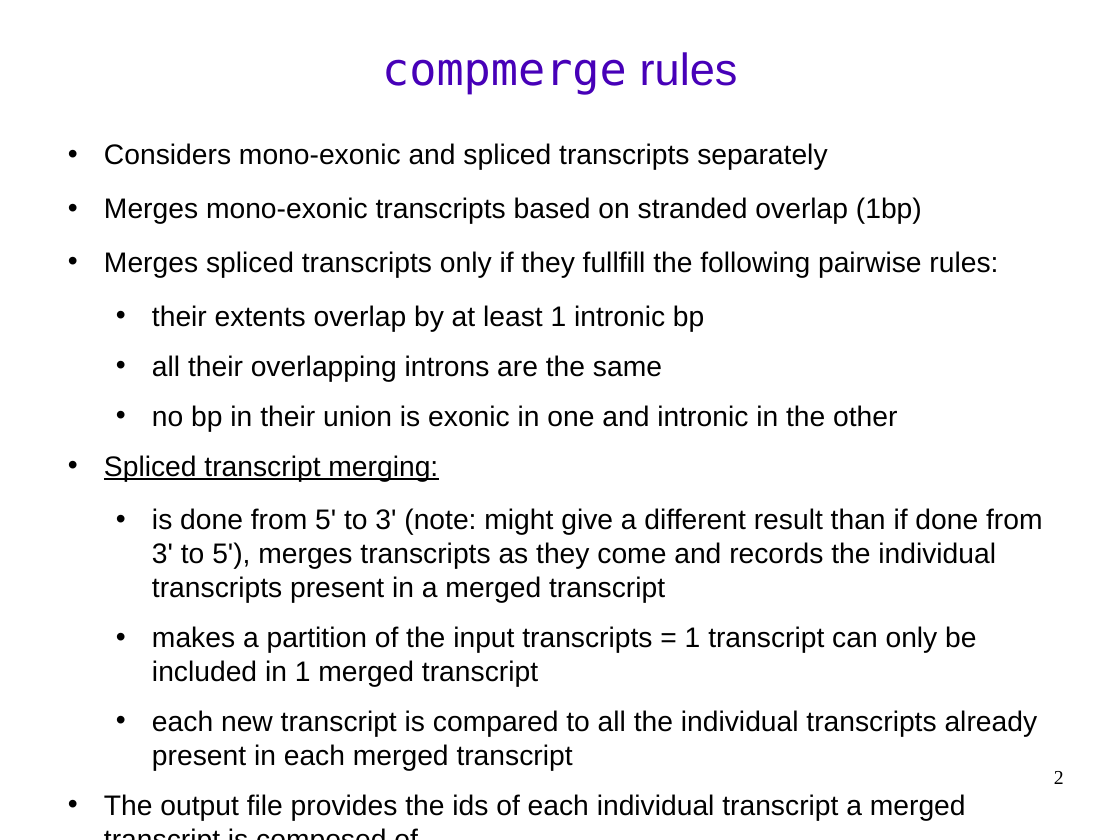
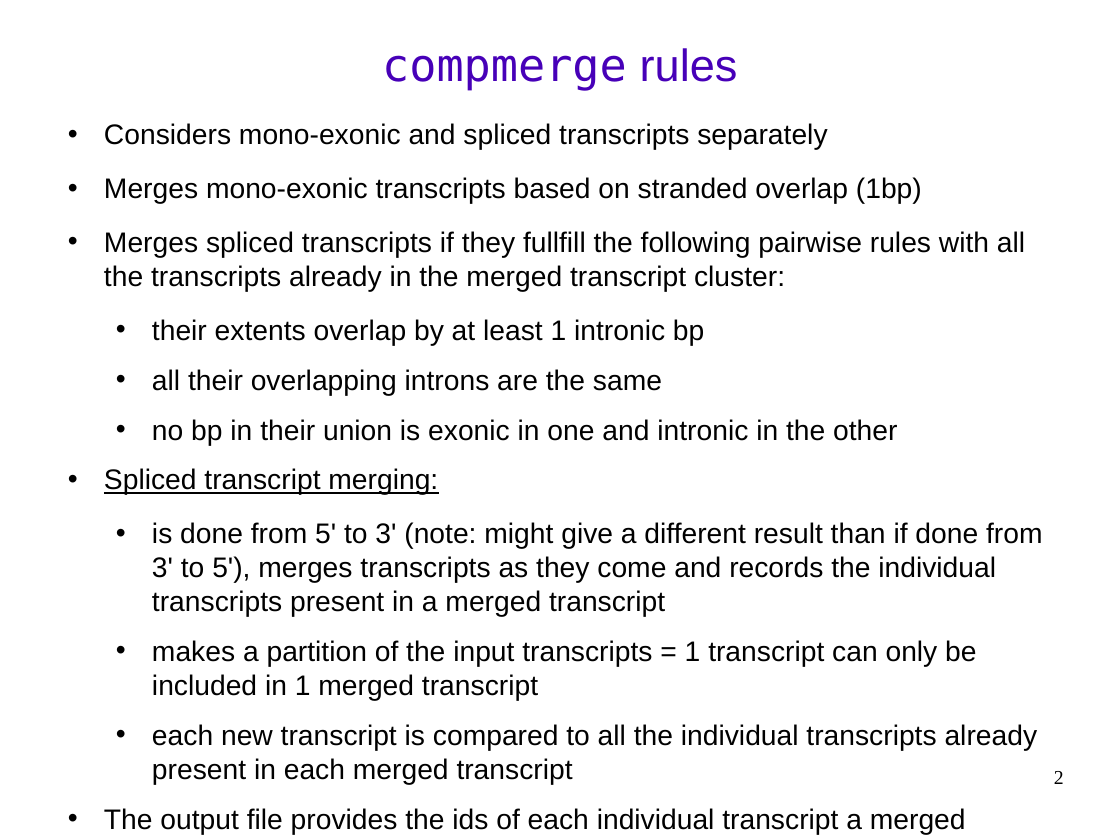
Before and after one commit to sdjebali/Compmerge, a slide deck: slide 2 of compmerge.odp. Drawn at 1120x840 pixels with LibreOffice and Linux fonts; fonts in the diff are those of the drawing. Boxes give left, top, right and bottom in pixels: in the first picture for what was removed or moved away, otherwise in the second. Text is boxed around its words. In the diff, an @@ line names an element or a change of style, - is before the commit and + after.

Commit message:
small edits in slides

```diff
--- a/compmerge.odp
+++ b/compmerge.odp
@@ title "compmerge rules": place and size @@
-title "compmerge rules" at (382, 52, 738, 95)
+title "compmerge rules" at (382, 48, 738, 91)
@@ text "Considers mono-exonic and spliced transcripts ...": place and size @@
-text "Considers mono-exonic and spliced transcripts ..." at (104, 143, 1042, 821)
+text "Considers mono-exonic and spliced transcripts ..." at (104, 123, 1042, 834)
@@ text at (104, 231, 1025, 292): text changed @@
-• Merges spliced transcripts only if they fullfill the following pairwise rules:
+• Merges spliced transcripts if they fullfill the following pairwise rules with all the transcripts already in the merged transcript cluster:
```
Also in this commit, not shown: 1 other file.
